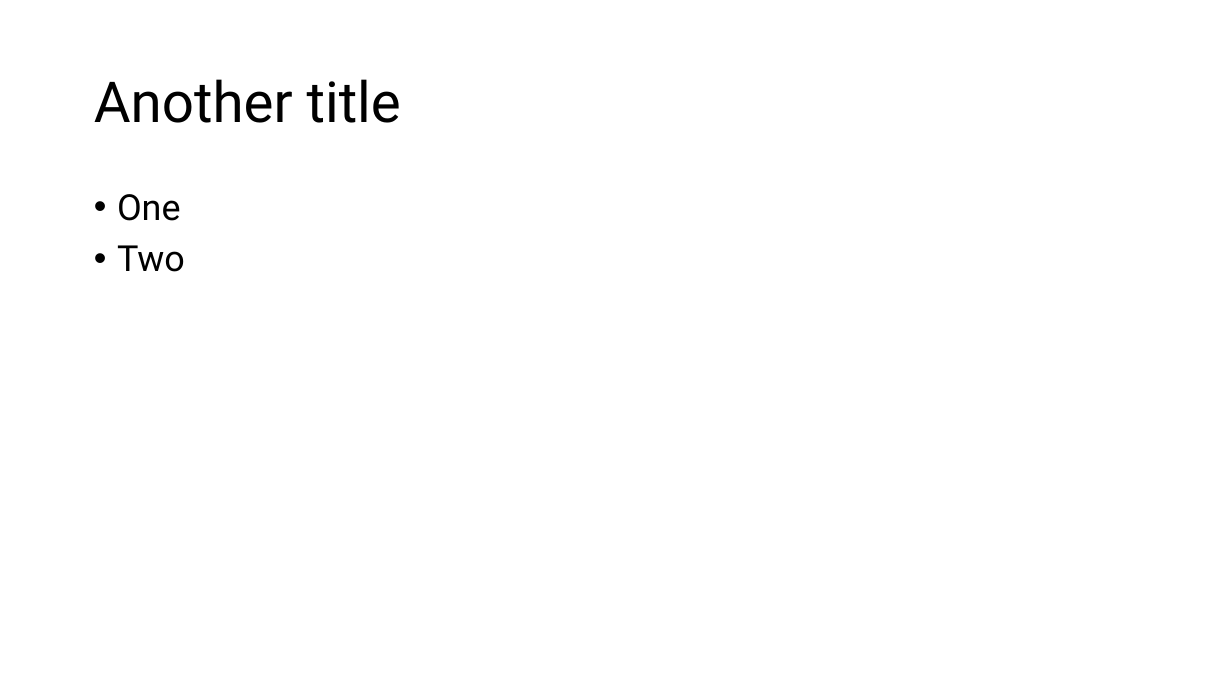
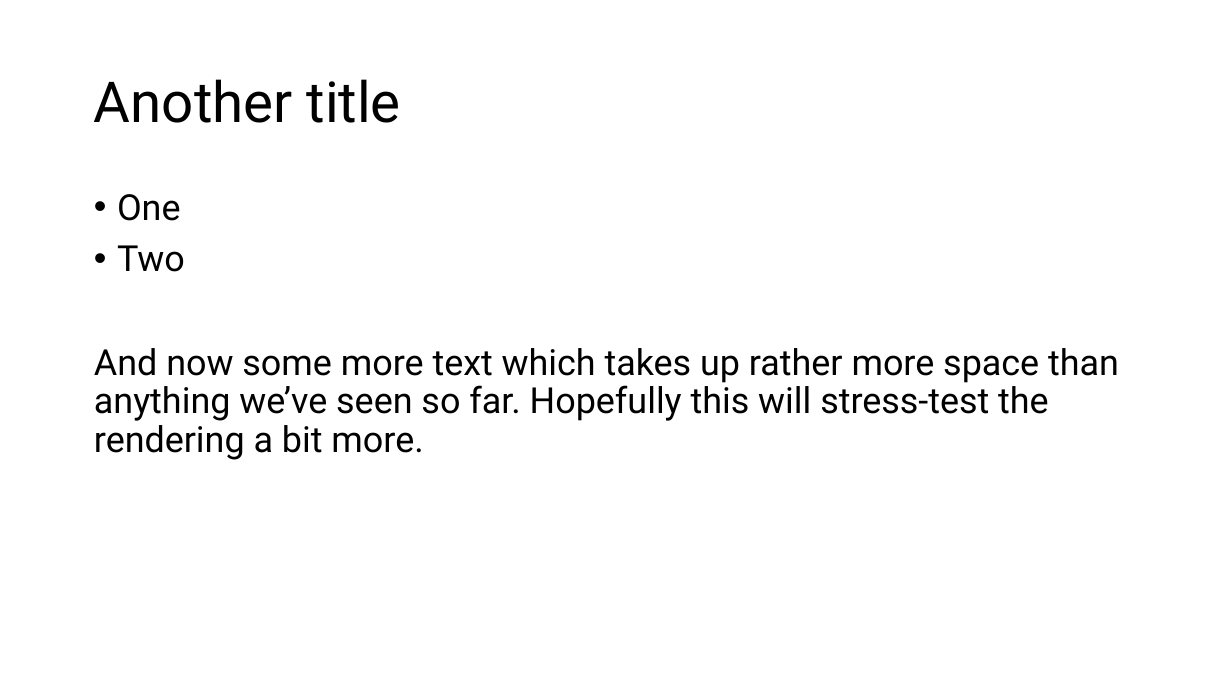
Before and after one commit to mixedjames/pptx2html, a slide deck: slide 2 of apps/web-demo/src/Presentation1.pptx. Drawn at 1232x693 pixels with LibreOffice and Linux fonts; fonts in the diff are those of the drawing. Boxes give left, top, right and bottom in pixels: in the first picture for what was removed or moved away, otherwise in the second. Text is boxed around its words. In the diff, an @@ line names an element or a change of style, - is before the commit and + after.

Commit message:
Scaling text + borders etc., also inherited alignment works.

```diff
--- a/apps/web-demo/src/Presentation1.pptx
+++ b/apps/web-demo/src/Presentation1.pptx
@@ text at bbox=[94, 348, 1119, 460]: paragraph added @@
+And now some more text which takes up rather more space than anything we’ve seen so far. Hopefully this will stress-test the rendering a bit more.
```
Also in this commit, not shown: 18 other files.
